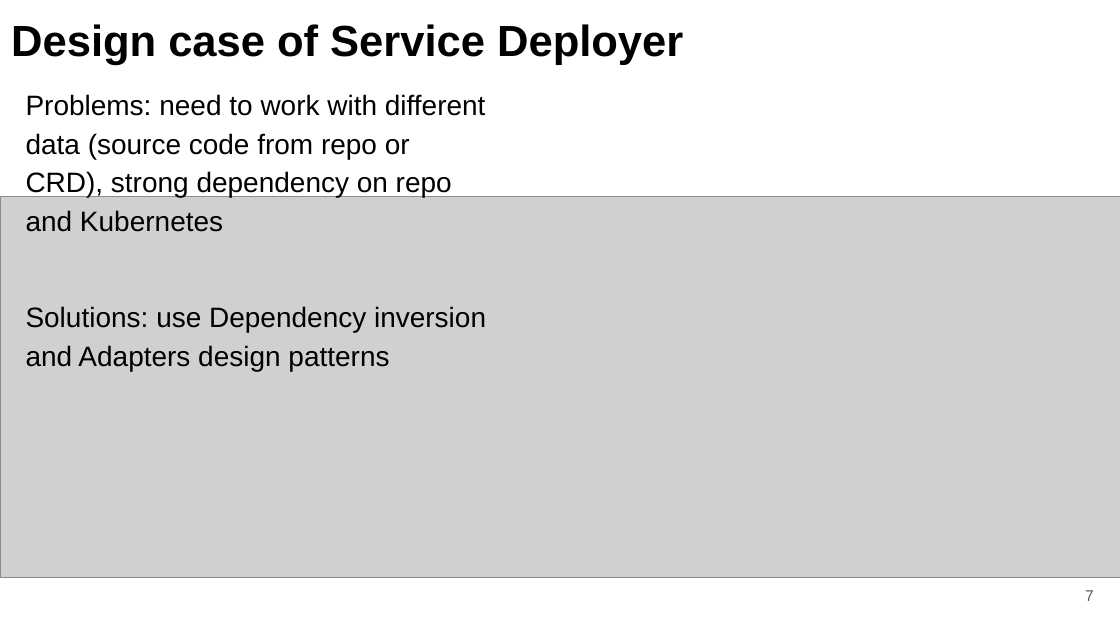
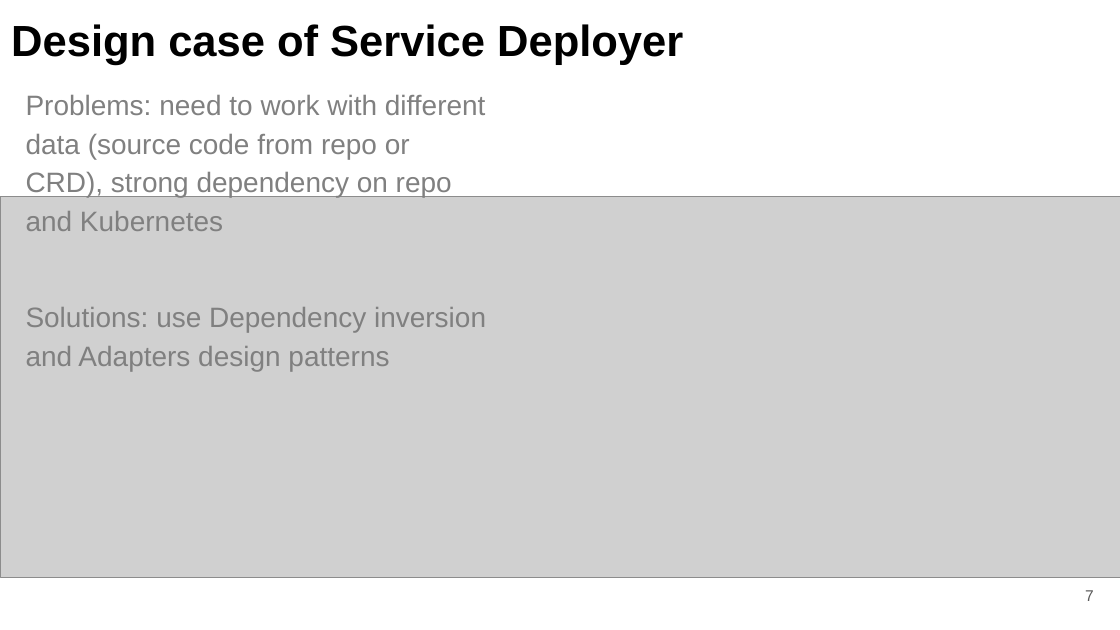
Before and after one commit to fanglores/Advanced-Software-Design, a slide deck: slide 7 of PracticeTasks/Module2/Task_12/Task_12.pptx. Drawn at 1120x630 pixels with LibreOffice and Linux fonts; fonts in the diff are those of the drawing; grey boxes stand for pictures. Boxes give left, top, right and bottom in pixels: in the first picture for what was removed or moved away, otherwise in the second. Text is boxed around its words. In the diff, an @@ line names an element or a change of style, - is before the commit and + after.

```diff
--- a/PracticeTasks/Module2/Task_12/Task_12.pptx
+++ b/PracticeTasks/Module2/Task_12/Task_12.pptx
@@ text "Problems: need to work with ..." at (x1=26, y1=95, x2=486, y2=371): text colour #000000 to #808080 @@
```
Also in this commit, not shown: 1 other slide changed, 1 slide added, 1 slide removed, 1 other file.
